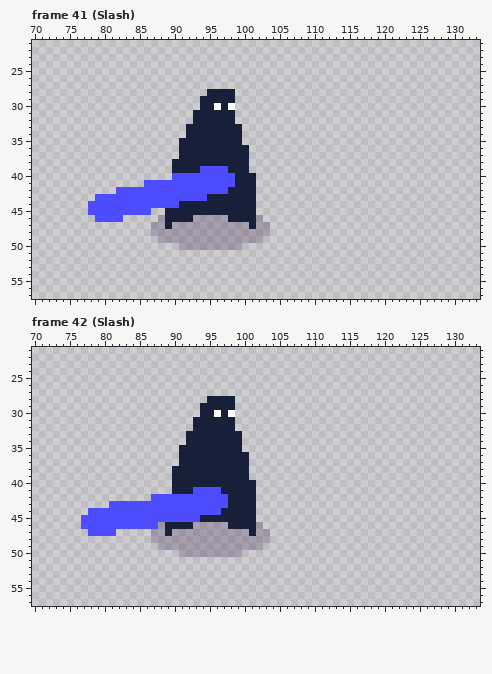
Edited in one commit: pixel-art file (assets/sprites/four.aseprite). Above: the version before the commit.
192x64 pixels, 88 frames. Shown: frame 41 (Slash): x 70..133, y 21..57; frame 42 (Slash): x 70..133, y 21..57. The commit also changed other frames, which this record leaves out.
And afterwards:
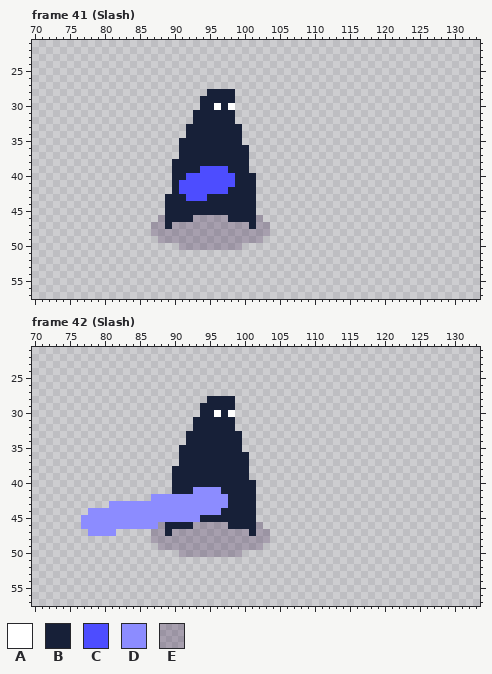
Palette (. is transparent): A #ffffff  B #172038  C #4d4dff  D #8c8cff  E #23003839
From old to new:
Frame 41 (Slash), layer "Sword":
Colour C becomes colour B in row 40 at x 90 to 91; in rows 41 to 42 at x 90; in row 43 at x 89 to 91; in row 44 at x 89 to 90.
The edit erases colour C in row 41 at x 86 to 89; in row 42 at x 82 to 89; in row 43 at x 79 to 88; in row 44 at x 78 to 88; in row 45 at x 78 to 86; in row 46 at x 79 to 82.
Frame 42 (Slash), layer "Sword":
Colour C becomes colour D in row 41 at x 93 to 96; in row 42 at x 87 to 97; in row 43 at x 81 to 97; in row 44 at x 78 to 96; in row 45 at x 77 to 93; in row 46 at x 77 to 87.
Colour C becomes colour D in row 47 at x 78 to 81.
